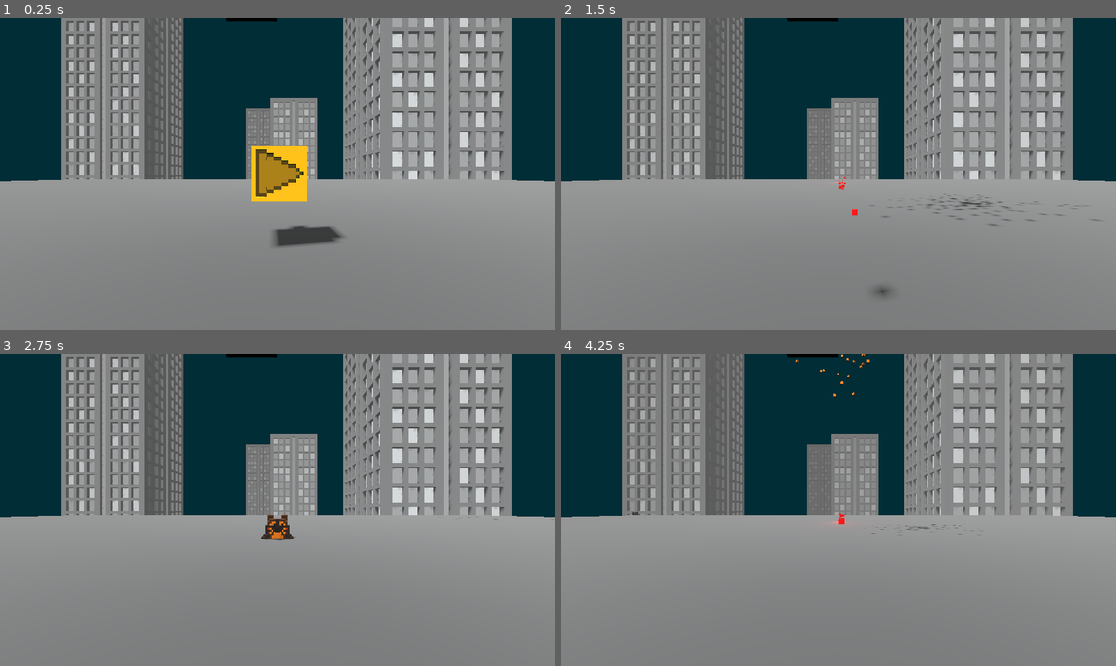
Above: before the commit, frames 1-4 (two rows, left to right).
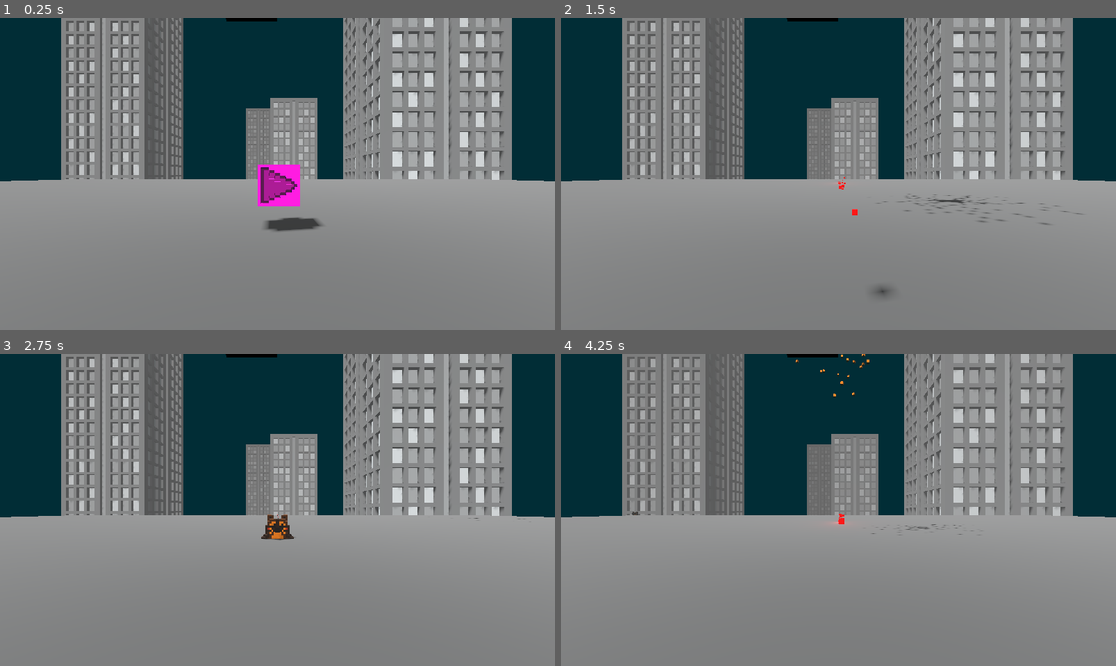
Above: after the commit, the same moments.

Repository: Majsek/Project_BC
Game: Godot game, scene res://scenes/world.tscn
The game is run twice, just before and just after one commit, with the same random seed, the same clock (stepped at 60 frames per second) and the same inputs.
Inputs:
- Up to frame 1 (0.25 s): no input
- Up to frame 2 (1.5 s): tap Enter (ui_accept) at 0.5, 0.77 s; hold Up (ui_up) 0.53-1.28 s; hold Down (ui_down) from 1.28 s (still down)
- Up to frame 3 (2.75 s): tap Enter (ui_accept) at 1.52 s; release Down (ui_down) at 2.03 s; hold Up (ui_up) from 2.03 s (still down)
- Up to frame 4 (4.25 s): tap Enter (ui_accept) at 3.02, 3.77 s; release Up (ui_up) at 3.53 s; hold Down (ui_down) from 3.53 s (still down)

The runs differ from the first frame. In frame 1, 2.8% of the frame differs, in the area x 45-62%, y 40-74%; in frame 2, 0.3%; in frame 3, less than 0.1%; in frame 4, less than 0.1%.

Commit message:
+edge allowing control cubes

Diff:
--- a/scenes/control_cube.tscn
+++ b/scenes/control_cube.tscn
@@ -8,6 +8,7 @@
 size = Vector3(1, 1, 1.07)
 
 [sub_resource type="StandardMaterial3D" id="StandardMaterial3D_5nxhl"]
+resource_local_to_scene = true
 albedo_texture = ExtResource("3_jxd8k")
 
 [node name="control_cube" type="StaticBody3D"]
--- a/scenes/projectile.tscn
+++ b/scenes/projectile.tscn
@@ -38,6 +38,7 @@
 [node name="projectile" type="RigidBody3D"]
 collision_layer = 4
 collision_mask = 3
+continuous_cd = true
 max_contacts_reported = 5
 contact_monitor = true
 script = ExtResource("1_tiaj6")
--- a/scenes/world.tscn
+++ b/scenes/world.tscn
@@ -105,10 +105,6 @@
 "": SubResource("AnimationLibrary_8xe5m")
 }
 
-[node name="start_cube" parent="." instance=ExtResource("4_58r8i")]
-transform = Transform3D(0.25, 0, 0, 0, 0.25, 0, 0, 0, 0.25, 0, 0.538361, -1.55081)
-class_ = &"start_cube"
-
 [node name="Path3D" type="Path3D" parent="."]
 curve = SubResource("Curve3D_hixw0")
 
@@ -177,3 +173,21 @@
 transform = Transform3D(-4.37114e-07, 0, 10, 0, 10, 0, -10, 0, -4.37114e-07, 11.2397, -72.719, 79.1137)
 mesh = ExtResource("4_8dpod")
 skeleton = NodePath("../Skyscraper1")
+
+[node name="control_cubes" type="Node" parent="."]
+
+[node name="start_cube" parent="control_cubes" instance=ExtResource("4_58r8i")]
+transform = Transform3D(0.25, 0, 0, 0, 0.25, 0, 0, 0, 0.25, 0, 0.429389, -2)
+class_ = &"start_cube"
+
+[node name="edge_2_allowed_cube" parent="control_cubes" instance=ExtResource("4_58r8i")]
+transform = Transform3D(-4.37114e-09, 0, -0.1, 0, 0.1, 0, 0.1, 0, -4.37114e-09, 1, 0.5, 0.2)
+class_ = &"edge_2_allowed_cube"
+
+[node name="edge_3_allowed_cube" parent="control_cubes" instance=ExtResource("4_58r8i")]
+transform = Transform3D(-4.37114e-09, 0, -0.1, 0, 0.1, 0, 0.1, 0, -4.37114e-09, 1, 0.3, 0)
+class_ = &"edge_3_allowed_cube"
+
+[node name="edge_4_allowed_cube" parent="control_cubes" instance=ExtResource("4_58r8i")]
+transform = Transform3D(-4.37114e-09, 0, -0.1, 0, 0.1, 0, 0.1, 0, -4.37114e-09, 1, 0.5, -0.2)
+class_ = &"edge_4_allowed_cube"
--- a/scripts/control_cube.gd
+++ b/scripts/control_cube.gd
@@ -1,6 +1,6 @@
 extends StaticBody3D
 
-@onready var main_ : Node = get_parent()
+@onready var main_ : Node = $"/root/world"
 @onready var player_ : Node = main_.player_
 
 @export var initial_lives_ : int = 100
@@ -18,17 +18,19 @@
 		$MeshInstance3D.get_surface_override_material(0).set_albedo(color_)
 
 func _ready():
-	initial_color_ = Color.from_hsv(randf_range(0,1), 1.0, 1.0, 1.0)
-	#initial_color_ = Color.from_hsv(0, 1.0, 1.0, 1.0)
-	color_ = initial_color_
+	reset_color()
 	lives_ = initial_lives_
 
 #func spawnAnim():
 	#%AnimationPlayer.play("enemy_spawn")
 	#pass
+
+func reset_color():
+	initial_color_ = Color.from_hsv(randf_range(0,1), 1.0, 1.0, 1.0)
+	color_ = initial_color_
+
 func who() -> String:
-	return "shotable"
-
+	return "control_cube"
 func hit_by_projectile(projectile_color :Color, projectile_pos :Vector3) -> void:
 	var delta_color1 = abs(projectile_color.h - color_.h)
 	var delta_color2 = abs((projectile_color.h+1) - color_.h)
@@ -54,7 +56,6 @@
 		var hit_particle : Node = HIT_PARTICLE.instantiate()
 		hit_particle.init(dmg, initial_color_, projectile_pos)
 		main_.add_child(hit_particle)
-
 func destroy(dmg) -> void:
 	var hit_particle : Node = HIT_PARTICLE.instantiate()
 	hit_particle.init(dmg, initial_color_, position)
@@ -64,3 +65,13 @@
 		"start_cube":
 			main_.start_game()
 			self.queue_free()
+		_:
+			match  class_:
+				"edge_2_allowed_cube":
+					main_.edge_2_allowed_ = !main_.edge_2_allowed_
+				"edge_3_allowed_cube":
+					main_.edge_3_allowed_ = !main_.edge_3_allowed_
+				"edge_4_allowed_cube":
+					main_.edge_4_allowed_ = !main_.edge_4_allowed_
+			lives_ += 100
+			reset_color()
--- a/scripts/enemy.gd
+++ b/scripts/enemy.gd
@@ -1,6 +1,6 @@
 extends CharacterBody3D
 
-@onready var main_ : Node = get_parent()
+@onready var main_ : Node = $"/root/world"
 @onready var player_ : Node = main_.player_
 
 @export var initial_lives_ : int
@@ -74,7 +74,7 @@
 	move_and_slide()
 
 func who() -> String:
-	return "shotable"
+	return "enemy"
 
 func hit_by_projectile(projectile_color :Color, projectile_pos :Vector3) -> void:
 	var delta_color1 = abs(projectile_color.h - color_.h)
--- a/scripts/player.gd
+++ b/scripts/player.gd
@@ -18,7 +18,7 @@
 var grabbing_ : bool = false
 var first_grabbing_hand_ : XRController3D
 
-@onready var main_ : Node3D = get_parent()
+@onready var main_ : Node3D = $"/root/world"
 @onready var right_hand_ : XRController3D = $XROrigin3D/right_hand
 @onready var left_hand_ : XRController3D = $XROrigin3D/left_hand
 
@@ -170,7 +170,7 @@
 
 
 func _on_body_entered(body):
-	if body.is_start_cube_:
+	if body.who() == "control_cube":
 		return
 	body.die(999)
 	lives_ -= 1
--- a/scripts/projectile.gd
+++ b/scripts/projectile.gd
@@ -37,7 +37,7 @@
 
 #contact with shotable
 func _on_body_entered(body : Node) -> void:
-	if body is CharacterBody3D or StaticBody3D:
-		if body.who() == "shotable":
+	if body is CharacterBody3D or body is StaticBody3D:
+		if body.who() == "enemy" or body.who() == "control_cube":
 			body.hit_by_projectile(color_, position)
 			self.queue_free()
